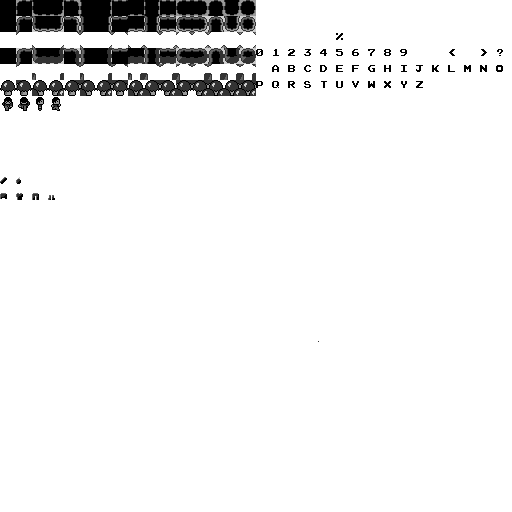
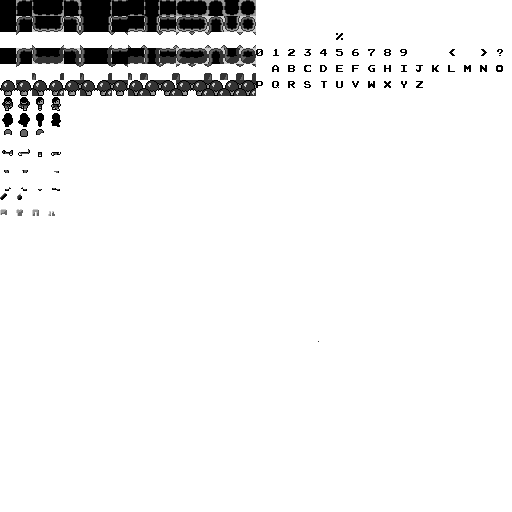
Two versions of the same layered image (512px x 512px). Layer-by-layer changes:
painted on "spritesheet.png" over left=0, top=65, right=311, bottom=216
